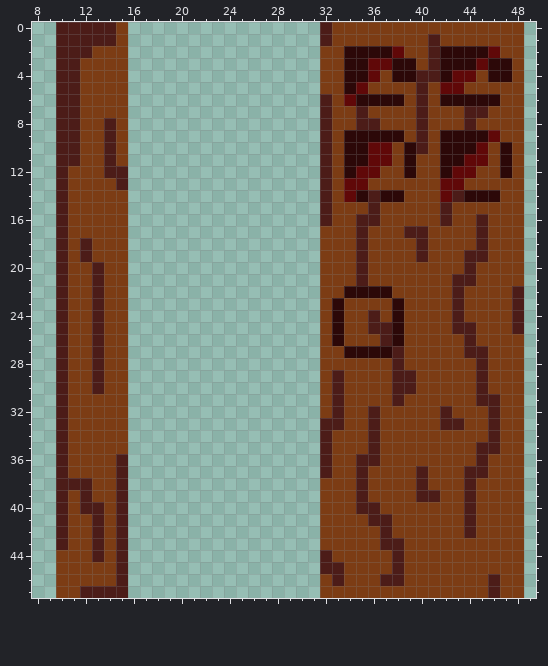
Pixel-art sprite -- Phrog-Game/Assets/door.png. The first picture shows the starting point.
The file is 64x48 pixels. Shown: x 8..49, y 0..47.
The same view after the edit:
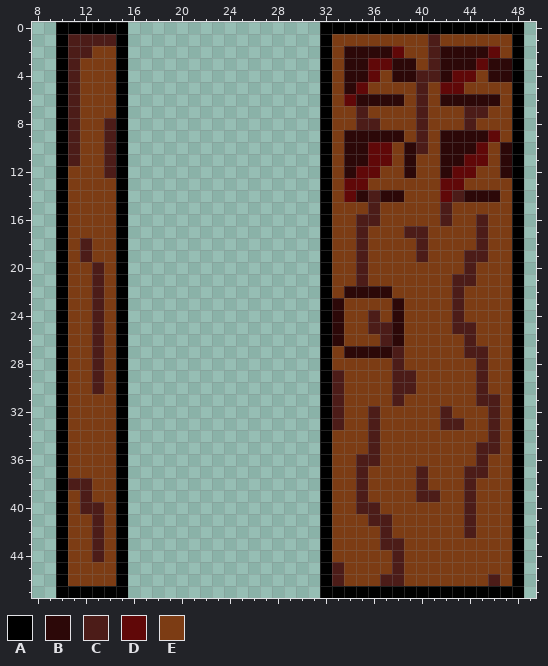
Palette (. is transparent): A #000000  B #2c0808  C #4c1c18  D #600808  E #7c3c14
The edit:
Colour A replaces colour C in row 0 at x 10 to 14 and 32; in row 1 at x 10 and 32; in rows 2 to 5 at x 10; in rows 6 to 11 at x 10 and 32; in rows 12 to 13 at x 10, 15 and 32; in rows 14 to 16 at x 10 and 32.
Colour A replaces colour C in rows 17 to 21 at x 10; in rows 22 to 25 at x 10 and 48; in rows 26 to 32 at x 10; in rows 33 to 35 at x 10 and 32; in rows 36 to 37 at x 10, 15 and 32; in rows 38 to 43 at x 10 and 15.
Colour A replaces colour C in rows 44 to 45 at x 15 and 32; in row 46 at x 15; in row 47 at x 12 to 15 and 46.
Colour A replaces colour E in row 0 at x 15 and 33 to 48; in row 1 at x 15 and 48; in rows 2 to 5 at x 15, 32 and 48; in rows 6 to 11 at x 15 and 48; in rows 12 to 13 at x 48; in rows 14 to 16 at x 15 and 48.
Colour A replaces colour E in rows 17 to 21 at x 15, 32 and 48; in rows 22 to 25 at x 15 and 32; in rows 26 to 32 at x 15, 32 and 48; in rows 33 to 35 at x 15 and 48; in rows 36 to 37 at x 48; in rows 38 to 43 at x 32 and 48.
Colour A replaces colour E in rows 44 to 45 at x 10 and 48; in row 46 at x 10, 32 and 48; in row 47 at x 10 to 11, 32 to 45 and 47 to 48.
Where, in picture pixels (left, top, right, bottom), the same in both pictures:
changed: (56, 22, 128, 598)
changed: (320, 22, 524, 598)
